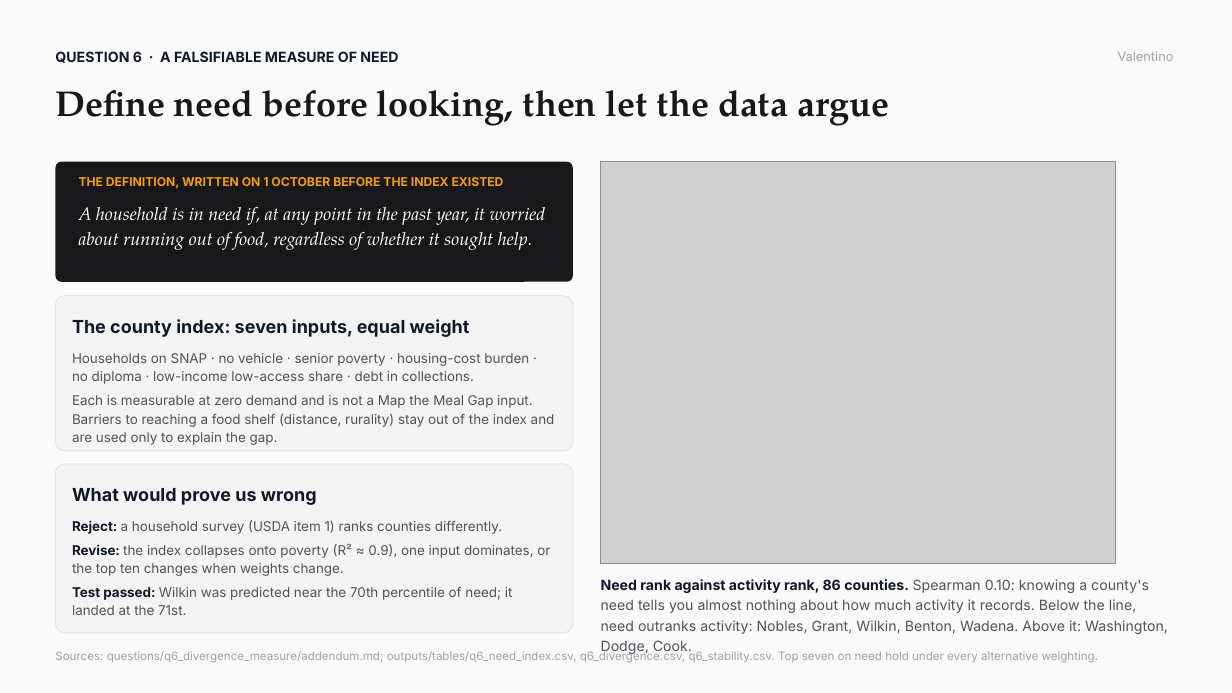
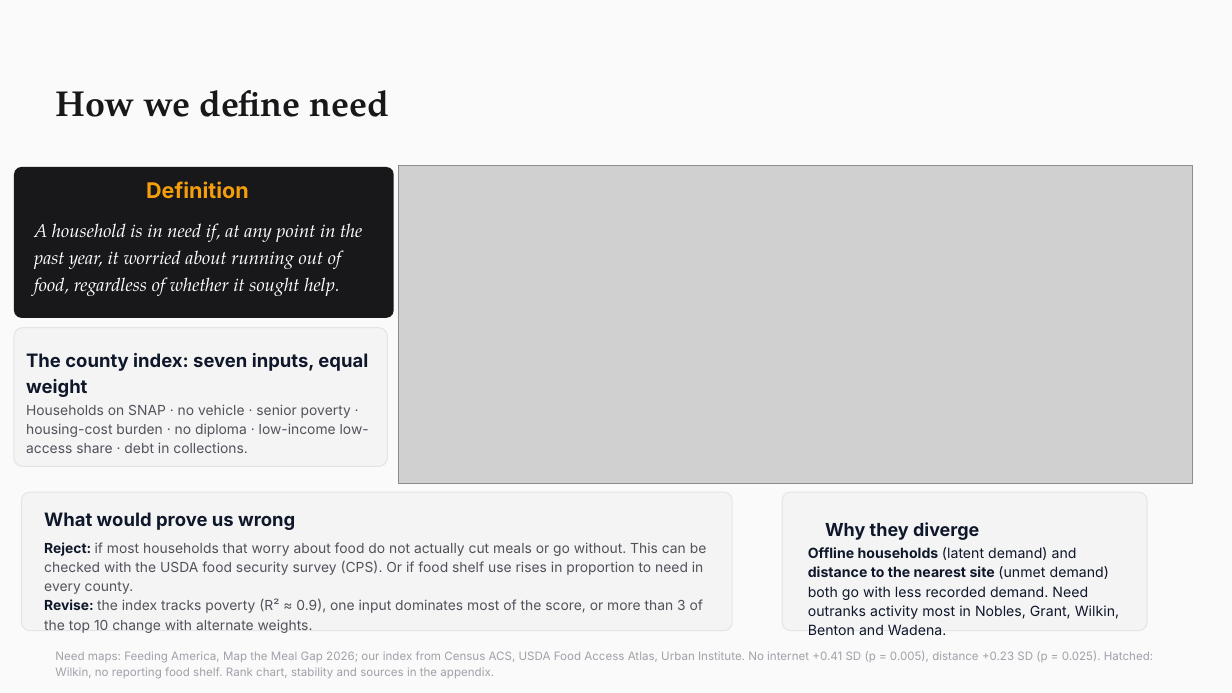
Before and after one commit to dhyan95/MinneMUDAC, a slide deck: slide 4 of docs/MinneMUDAC 2026_ Data Detectors.pptx. Drawn at 1232x693 pixels with LibreOffice and Linux fonts; fonts in the diff are those of the drawing; grey boxes stand for pictures. Boxes give left, top, right and bottom in pixels: in the first picture for what was removed or moved away, otherwise in the second. Text is boxed around its words. In the diff, an @@ line names an element or a change of style, - is before the commit and + after.

```diff
--- a/docs/MinneMUDAC 2026_ Data Detectors.pptx
+++ b/docs/MinneMUDAC 2026_ Data Detectors.pptx
@@ text removed at [55, 51, 398, 63] @@
-QUESTION 6 · A FALSIFIABLE MEASURE OF NEED
@@ text removed at [1118, 51, 1174, 61] @@
-Valentino
@@ text at [55, 90, 390, 117]: text changed @@
-Define need before looking, then let the data argue
+How we define need
@@ rounded rectangle: place and size @@
-rounded rectangle at [55, 162, 573, 282]
+rounded rectangle at [14, 167, 394, 318]
@@ text removed at [79, 177, 504, 189] @@
-THE DEFINITION, WRITTEN ON 1 OCTOBER BEFORE THE INDEX EXISTED
@@ picture: place and size @@
-picture at [601, 162, 1116, 564]
+picture at [398, 165, 1193, 483]
@@ text added at [146, 181, 249, 199], 16.8 pt, text #F59E0B, bold @@
+Definition
@@ text "A household is in need ...": place and size @@
-text "A household is in need ..." at [79, 207, 546, 250]
+text "A household is in need ..." at [34, 223, 362, 296]
@@ rounded rectangle removed at [55, 296, 573, 451] @@
@@ rounded rectangle added at [14, 328, 387, 467], fill #F4F4F5, outline #E4E4E7 0.77 pt @@
@@ size 14 to 14.4 pt in 3 elements at [44, 512, 295, 530], [34, 223, 362, 296], [26, 353, 368, 397] @@
@@ text "The county index: seven inputs, ...": place and size @@
-text "The county index: seven inputs, ..." at [72, 319, 470, 337]
+text "The county index: seven inputs, ..." at [26, 353, 368, 397]
@@ text "Households on SNAP · no ...": place and size @@
-text "Households on SNAP · no ..." at [72, 353, 555, 445]
+text "Households on SNAP · no ..." at [26, 404, 369, 453]
@@ text "Households on SNAP · no ..." at [26, 404, 369, 453]: size 10.5 to 10.8 pt; less space between paragraphs @@
@@ text at [72, 395, 555, 445]: paragraph removed @@
-Each is measurable at zero demand and is not a Map the Meal Gap input. Barriers to reaching a food shelf (distance, rurality) stay out of the index and are used only to explain the gap.
@@ rounded rectangle: place and size @@
-rounded rectangle at [55, 464, 573, 633]
+rounded rectangle at [21, 493, 732, 631]
@@ rounded rectangle at [21, 493, 732, 631]: outline #E4E4E7 0.75 pt to #E4E4E7 0.77 pt @@
@@ text "What would prove us wrong": place and size @@
-text "What would prove us wrong" at [72, 488, 317, 505]
+text "What would prove us wrong" at [44, 512, 295, 530]
@@ rounded rectangle added at [782, 493, 1147, 631], fill #F4F4F5, outline #E4E4E7 0.75 pt @@
@@ text removed at [72, 520, 550, 615] @@
-Reject: a household survey (USDA item 1) ranks counties differently.
-Revise: the index collapses onto poverty (R² ≈ 0.9), one input dominates, or the top ten changes when weights change.
-Test passed: Wilkin was predicted near the 70th percentile of need; it landed at the 71st.
@@ text added at [825, 522, 979, 540], 14 pt, text #0F172A, bold @@
+Why they diverge
@@ text added at [44, 542, 707, 633], 10.8 pt, text #52525B @@
+Reject: if most households that worry about food do not actually cut meals or go without. This can be checked with the USDA food security survey (CPS). Or if food shelf use rises in proportion to need in every county.
+Revise: the index tracks poverty (R² ≈ 0.9), one input dominates most of the score, or more than 3 of the top 10 change with alternate weights.
@@ text added at [808, 547, 1119, 635], 11 pt, text #0F172A @@
+Offline households (latent demand) and distance to the nearest site (unmet demand) both go with less recorded demand. Need outranks activity most in Nobles, Grant, Wilkin, Benton and Wadena.
@@ text removed at [601, 579, 1168, 634] @@
-Need rank against activity rank, 86 counties. Spearman 0.10: knowing a county's need tells you almost nothing about how much activity it records. Below the line, need outranks activity: Nobles, Grant, Wilkin, Benton, Wadena. Above it: Washington, Dodge, Cook.
@@ text removed at [55, 650, 1099, 663] @@
-Sources: questions/q6_divergence_measure/addendum.md; outputs/tables/q6_need_index.csv, q6_divergence.csv, q6_stability.csv. Top seven on need hold under every alternative weighting.
@@ text added at [55, 651, 1153, 679], 9 pt, text #A1A1AA @@
+Need maps: Feeding America, Map the Meal Gap 2026; our index from Census ACS, USDA Food Access Atlas, Urban Institute. No internet +0.41 SD (p = 0.005), distance +0.23 SD (p = 0.025). Hatched: Wilkin, no reporting food shelf. Rank chart, stability and sources in the appendix.
```
Also in this commit, not shown: 8 other slides changed, 14 slides added, 3 slides removed, 6 other files.
